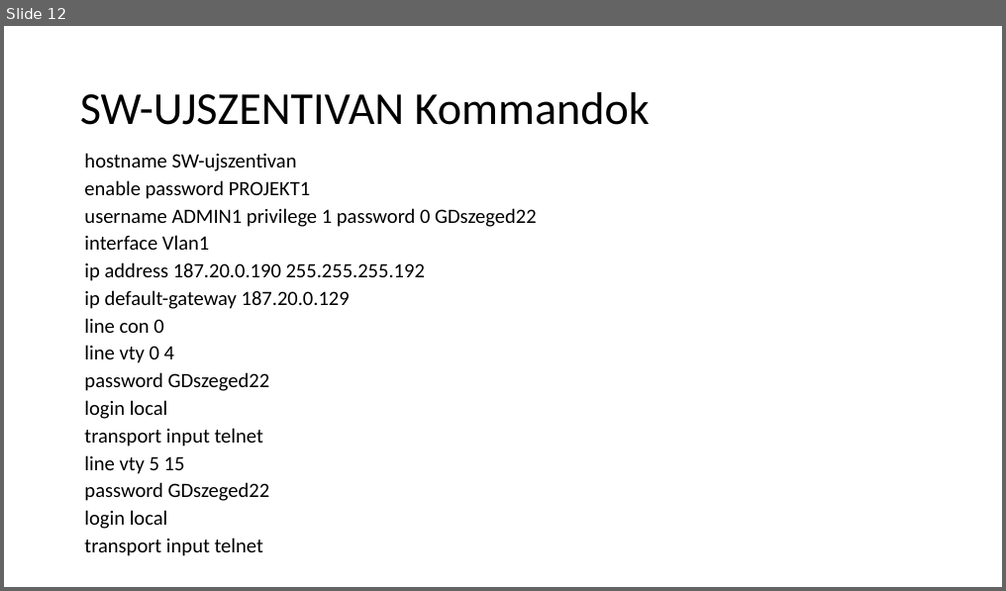
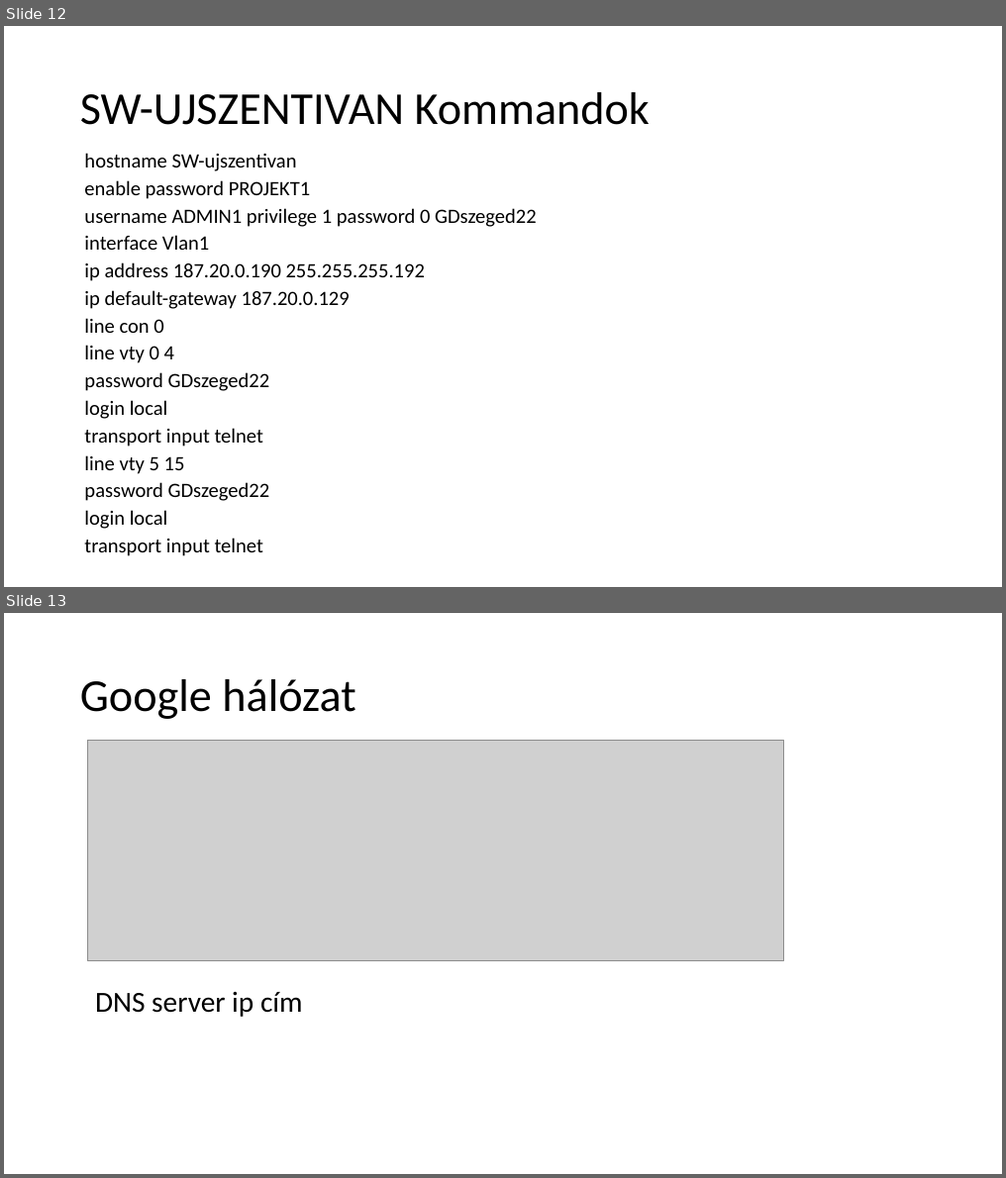
Before and after one commit to belain3d/halozatProjektek, a slide deck: PPT/2-3-Projektmunka.pptx. Shown one above the other, each under a label of ours: slide 12 before the commit, slides 12 and 13 after it. The pictures are 1006x591 and 1006x1178 pixels, drawn with LibreOffice and Linux fonts; fonts in the diff are those of the drawing; grey boxes stand for pictures. Boxes give left, top, right and bottom in pixels: in the first picture for what was removed or moved away, otherwise in the second. Text is boxed around its words. In the diff, an @@ line names an element or a change of style, - is before the commit and + after.

```diff
--- a/PPT/2-3-Projektmunka.pptx
+++ b/PPT/2-3-Projektmunka.pptx
@@ slide 13 added at <box>4,613,1002,1174</box>, background #FFFFFF @@
@@ title added at <box>80,679,355,719</box>, 44 pt, text #000000 @@
+Google hálózat
@@ picture added at <box>88,741,784,960</box> @@
@@ text added at <box>95,991,303,1017</box>, 28 pt, text #000000 @@
+DNS server ip cím
```
Also in this commit, not shown: 1 slide changed, 1 other slide added, 3 other files.
